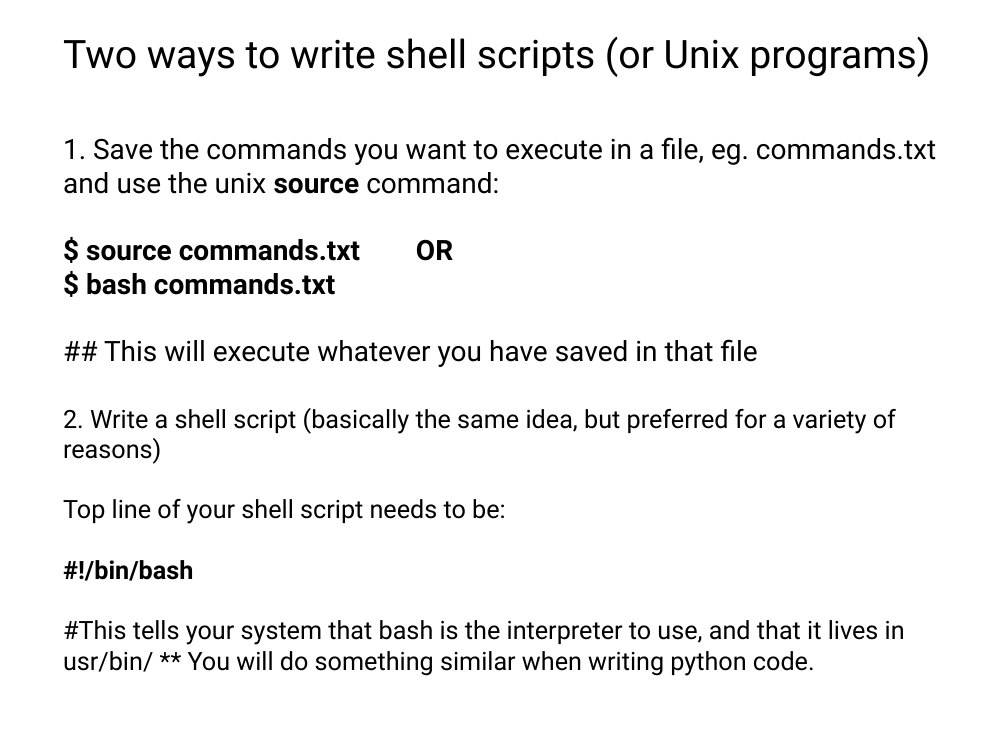
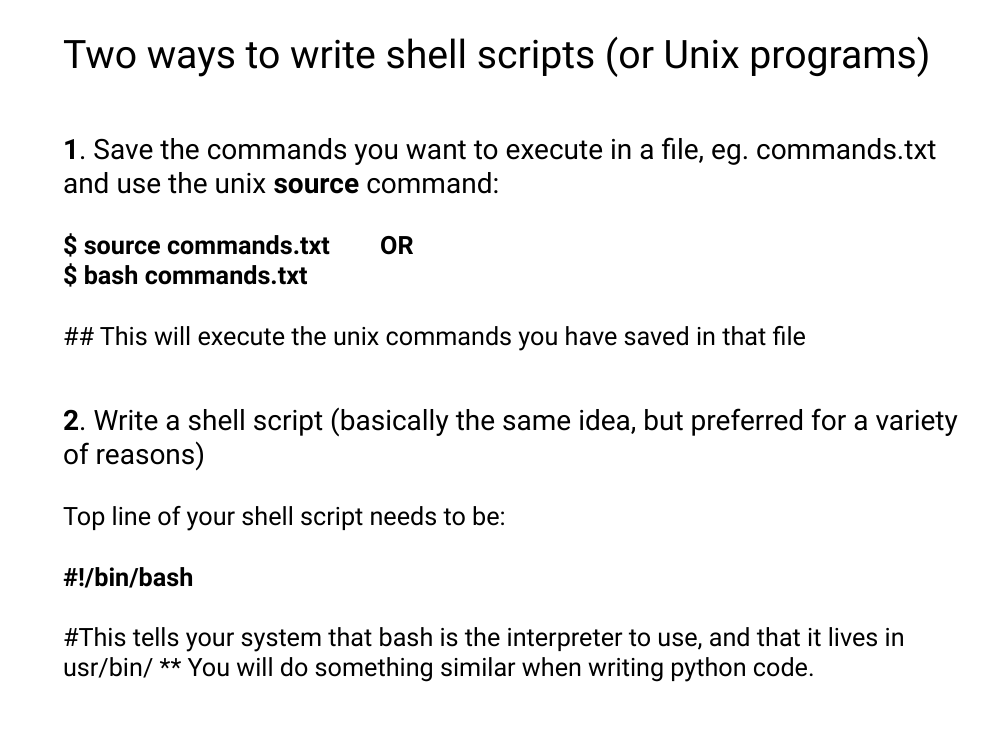
Before and after one commit to tparchman/F24_BIOL792, a slide deck: slide 14 of week3_unixIII/week3.pptx. Drawn at 1008x756 pixels with LibreOffice and Linux fonts; fonts in the diff are those of the drawing. Boxes give left, top, right and bottom in pixels: in the first picture for what was removed or moved away, otherwise in the second. Text is boxed around its words. In the diff, an @@ line names an element or a change of style, - is before the commit and + after.

```diff
--- a/week3_unixIII/week3.pptx
+++ b/week3_unixIII/week3.pptx
@@ text at [63, 137, 936, 285]: bold on in "1."; size 20 to 18 pt in "$ source commands.txt OR", "$ bash commands.txt" @@
@@ text at [100, 326, 806, 351]: text changed; size 20 to 18 pt @@
-## This will execute whatever you have saved in that file
+## This will execute the unix commands you have saved in that file
@@ text at [63, 407, 958, 471]: size 18 to 20 pt in "2. Write a shell script (basically the ..."; bold on in "2." @@
```
Also in this commit, not shown: 2 other slides changed, 7 other files.
